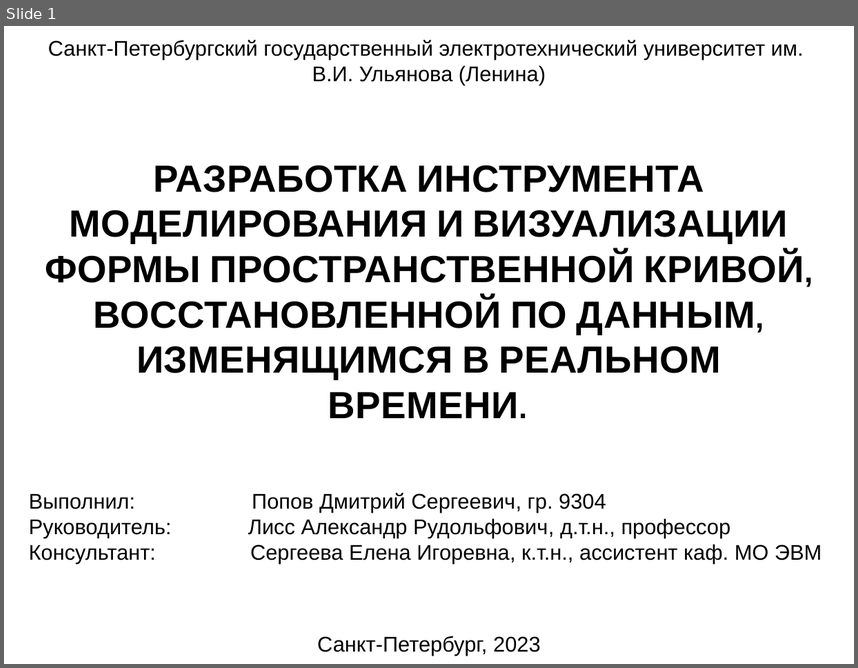
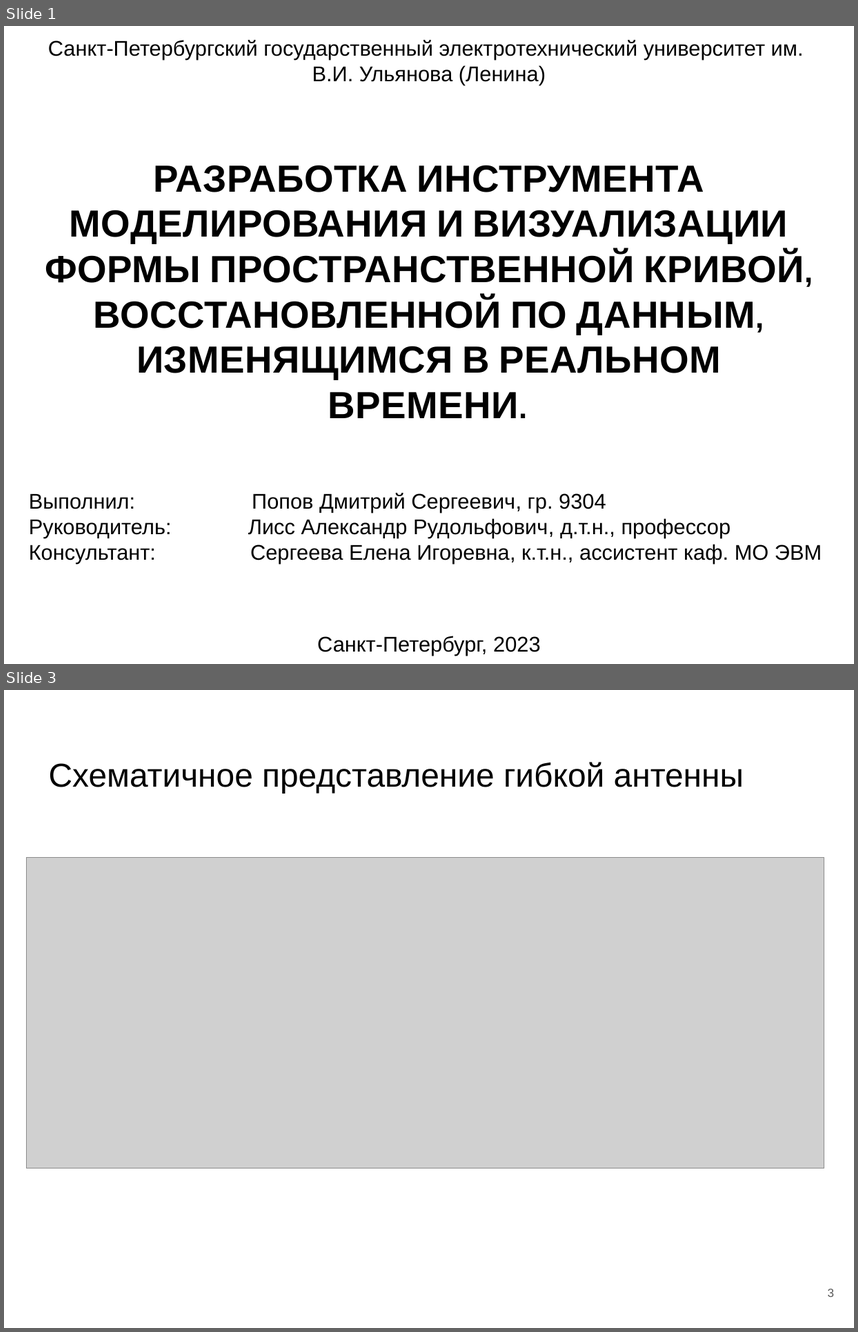
Before and after one commit to DimonPopov/PopovDS_9304_GraduateWork, a slide deck: paper/Презентация_защита.pptx. Shown one above the other, each under a label of ours: slide 1 before the commit, slides 1 and 3 after it; the slides between them are not shown. The pictures are 858x668 and 858x1332 pixels, drawn with LibreOffice and Linux fonts; fonts in the diff are those of the drawing; grey boxes stand for pictures. Boxes give left, top, right and bottom in pixels: in the first picture for what was removed or moved away, otherwise in the second. Text is boxed around its words. In the diff, an @@ line names an element or a change of style, - is before the commit and + after.

```diff
--- a/paper/Презентация_защита.pptx
+++ b/paper/Презентация_защита.pptx
@@ slide 3 added at (4, 690, 854, 1328), background #FFFFFF @@
@@ title added at (49, 762, 744, 793), 28 pt, text #000000 @@
+Схематичное представление гибкой антенны
@@ picture added at (26, 858, 824, 1169) @@
@@ page number added at (828, 1288, 835, 1297), 10 pt, text #595959 @@
+3
```
Also in this commit, not shown: 3 slides changed, 4 other slides added, 3 slides removed.
